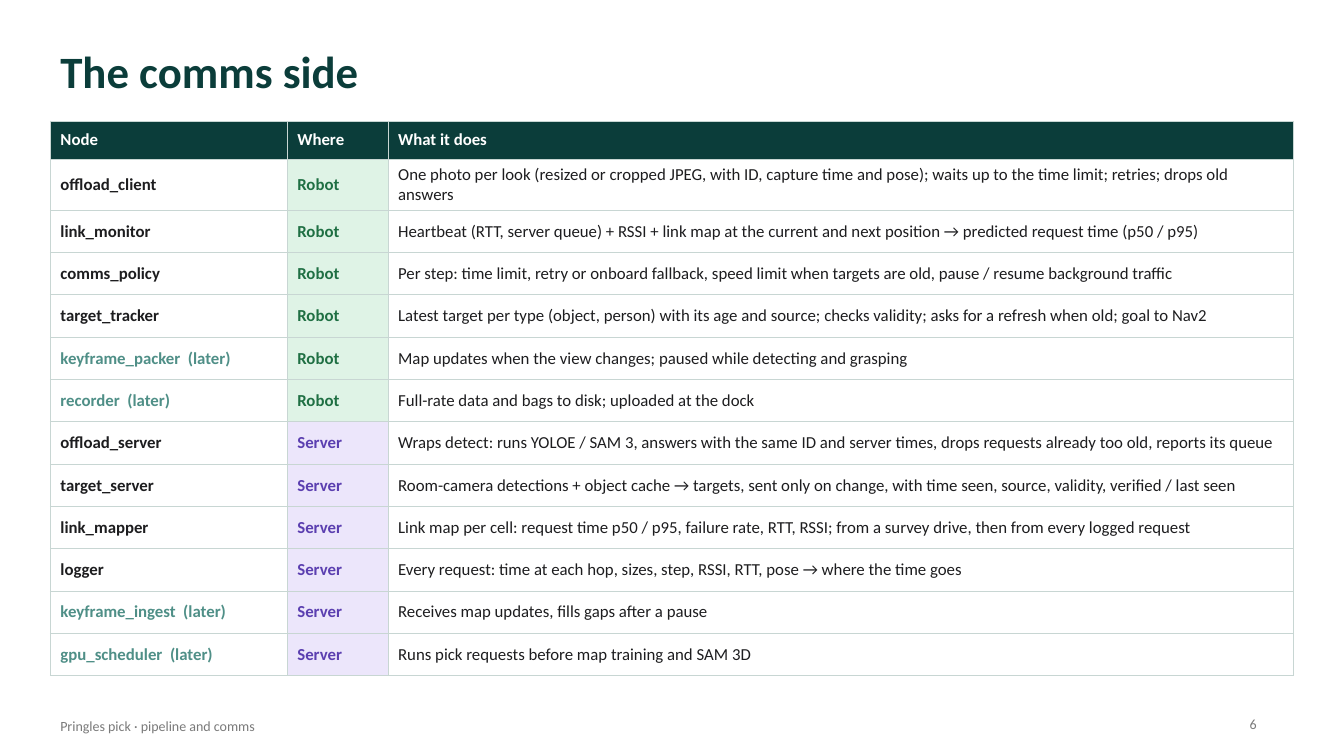
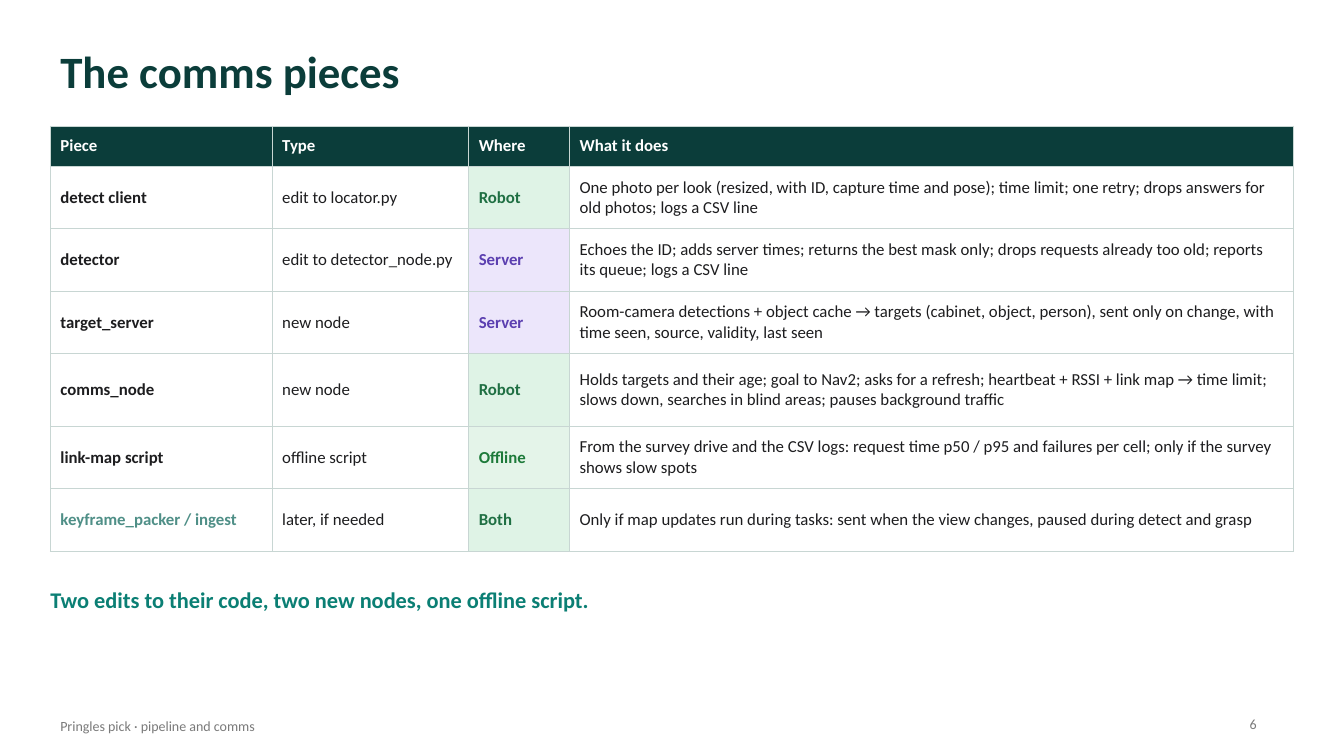
Before and after one commit to jorichee14/Others, a slide deck: slide 6 of value_scheduling/docs/Pringles_Pipeline_Architecture.pptx. Drawn at 1344x756 pixels with LibreOffice and Linux fonts; fonts in the diff are those of the drawing. Boxes give left, top, right and bottom in pixels: in the first picture for what was removed or moved away, otherwise in the second. Text is boxed around its words. In the diff, an @@ line names an element or a change of style, - is before the commit and + after.

```diff
--- a/value_scheduling/docs/Pringles_Pipeline_Architecture.pptx
+++ b/value_scheduling/docs/Pringles_Pipeline_Architecture.pptx
@@ title at box(60, 56, 400, 95): text changed @@
-The comms side
+The comms pieces
@@ table at box(50, 126, 1294, 532) @@
-Node | Where | What it does
-offload_client | Robot | One photo per look (resized or cropped JPEG, with ID, capture time and pose); waits up to the time limit; retries; drops old answers
-link_monitor | Robot | Heartbeat (RTT, server queue) + RSSI + link map at the current and next position → predicted request time (p50 / p95)
-comms_policy | Robot | Per step: time limit, retry or onboard fallback, speed limit when targets are old, pause / resume background traffic
-target_tracker | Robot | Latest target per type (object, person) with its age and source; checks validity; asks for a refresh when old; goal to Nav2
-keyframe_packer (later) | Robot | Map updates when the view changes; paused while detecting and grasping
-recorder (later) | Robot | Full-rate data and bags to disk; uploaded at the dock
-offload_server | Server | Wraps detect: runs YOLOE / SAM 3, answers with the same ID and server times, drops requests already too old, reports its queue
-target_server | Server | Room-camera detections + object cache → targets, sent only on change, with time seen, source, validity, verified / last seen
-link_mapper | Server | Link map per cell: request time p50 / p95, failure rate, RTT, RSSI; from a survey drive, then from every logged request
-logger | Server | Every request: time at each hop, sizes, step, RSSI, RTT, pose → where the time goes
-keyframe_ingest (later) | Server | Receives map updates, fills gaps after a pause
-gpu_scheduler (later) | Server | Runs pick requests before map training and SAM 3D
+Piece | Type | Where | What it does
+detect client | edit to locator.py | Robot | One photo per look (resized, with ID, capture time and pose); time limit; one retry; drops answers for old photos; logs a CSV line
+detector | edit to detector_node.py | Server | Echoes the ID; adds server times; returns the best mask only; drops requests already too old; reports its queue; logs a CSV line
+target_server | new node | Server | Room-camera detections + object cache → targets (cabinet, object, person), sent only on change, with time seen, source, validity, last seen
+comms_node | new node | Robot | Holds targets and their age; goal to Nav2; asks for a refresh; heartbeat + RSSI + link map → time limit; slows down, searches in blind areas; pauses background traffic
+link-map script | offline script | Offline | From the survey drive and the CSV logs: request time p50 / p95 and failures per cell; only if the survey shows slow spots
+keyframe_packer / ingest | later, if needed | Both | Only if map updates run during tasks: sent when the view changes, paused during detect and grasp
@@ table: place and size @@
-table at box(50, 121, 1294, 667)
+table at box(50, 126, 1294, 532)
@@ text added at box(50, 592, 588, 612), 16 pt, text #0B7F74, bold @@
+Two edits to their code, two new nodes, one offline script.
```
Also in this commit, not shown: 1 slide added, 1 slide removed, 1 other file.
